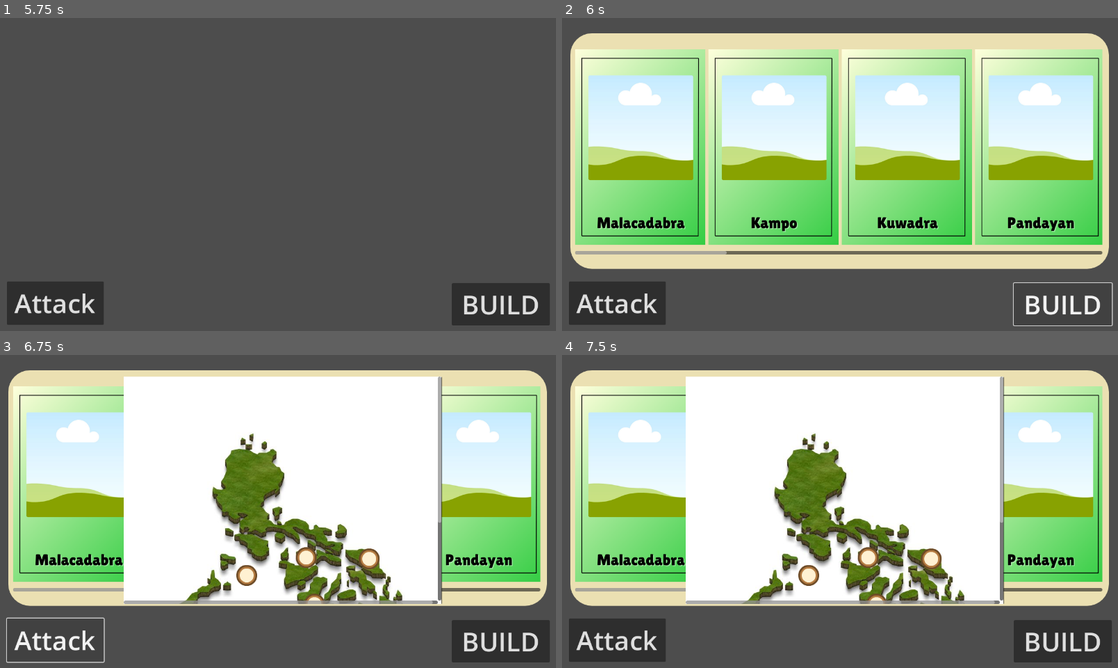
Above: before the commit, frames 1-4 (two rows, left to right).
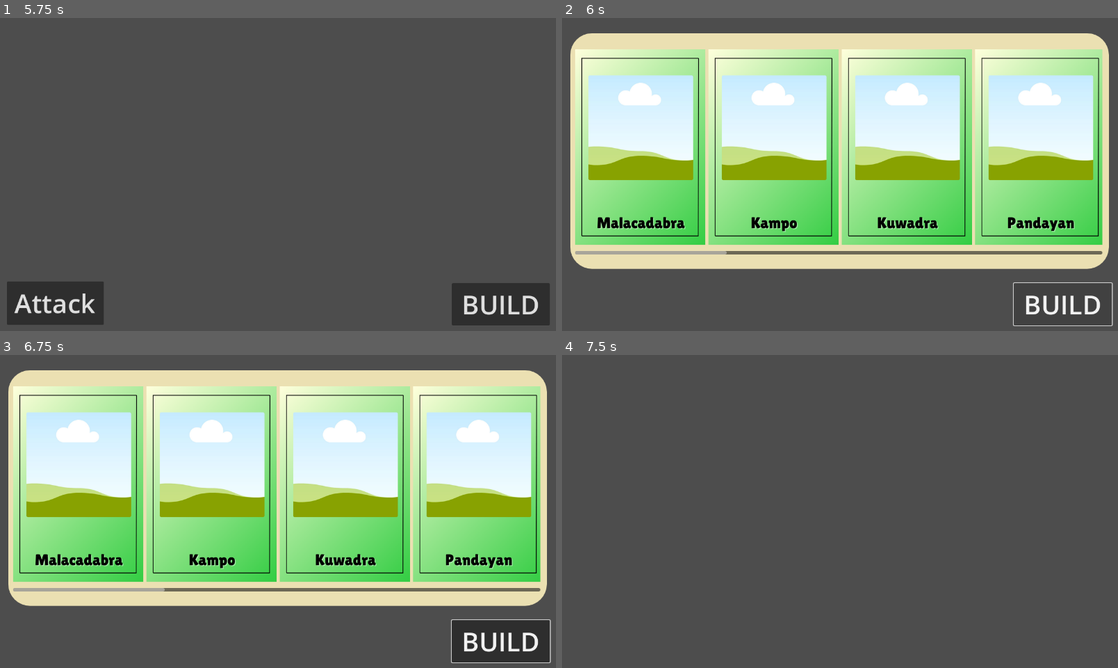
Above: after the commit, the same moments.

Repository: MariejoeD/baryo-battles
Game: Godot game, scene res://Scene/LoadingScreen.tscn
Two runs of this game, one before a commit and one after it. Both use one fixed random seed, a clock stepped at 60 frames per second and the inputs below. Before the commit the project starts from res://LoadingScreen.tscn.
Inputs (mouse positions are in pixels of both pictures, inside the frame that each line leads up to):
- Up to frame 1 (5.75 s): click "Options" at 3.5 s; click "BACK" at 4.25 s; click "Play" at 5 s
- Up to frame 2 (6 s): click "BUILD" at 5.75 s
- Up to frame 3 (6.75 s): click (55, 639) at 6.5 s, where only the run before the commit has a clickable "Attack"
- Up to frame 4 (7.5 s): click (639, 486) at 7.27 s

Frame 1 is identical in both runs. In frame 2, 2.3% of the frame differs, in the area x 1-19%, y 84-98%; in frame 3, 40%; in frame 4, 77%, in the area x 1-99%, y 4-99%.

Commit message:
scene update

Diff:
--- /dev/null
+++ b/Scene/HomeBase.tscn
@@ -0,0 +1,52 @@
+[gd_scene load_steps=7 format=3 uid="uid://ddwrhwm3otd8p"]
+
+[ext_resource type="PackedScene" uid="uid://bw6q2p71ihxf6" path="res://Scene/game.tscn" id="1_8noqr"]
+
+[sub_resource type="ProceduralSkyMaterial" id="ProceduralSkyMaterial_c05a2"]
+
+[sub_resource type="Sky" id="Sky_uof85"]
+sky_material = SubResource("ProceduralSkyMaterial_c05a2")
+
+[sub_resource type="Environment" id="Environment_6klo0"]
+background_mode = 2
+sky = SubResource("Sky_uof85")
+ambient_light_source = 3
+ambient_light_color = Color(1, 1, 1, 1)
+ambient_light_energy = 16.0
+
+[sub_resource type="PlaneMesh" id="PlaneMesh_cgevf"]
+size = Vector2(100, 100)
+
+[sub_resource type="StandardMaterial3D" id="StandardMaterial3D_21oae"]
+albedo_color = Color(0.152941, 0.780392, 0.223529, 1)
+
+[node name="Root" type="CanvasLayer"]
+
+[node name="Node3D" type="Node3D" parent="."]
+
+[node name="WorldEnvironment" type="WorldEnvironment" parent="Node3D"]
+environment = SubResource("Environment_6klo0")
+
+[node name="DirectionalLight3D" type="DirectionalLight3D" parent="Node3D"]
+transform = Transform3D(0.000486687, 0.993709, -0.111988, -0.0043185, 0.111989, 0.9937, 0.999991, 0, 0.00434584, 0, 5.37556, 0)
+shadow_enabled = true
+
+[node name="SubViewportContainer" type="SubViewportContainer" parent="Node3D"]
+offset_right = 1280.0
+offset_bottom = 720.0
+
+[node name="SubViewport" type="SubViewport" parent="Node3D/SubViewportContainer"]
+handle_input_locally = false
+size = Vector2i(1280, 720)
+render_target_update_mode = 4
+
+[node name="Camera3D" type="Camera3D" parent="Node3D/SubViewportContainer/SubViewport"]
+transform = Transform3D(0.707107, -0.5, 0.5, -2.55739e-08, 0.707107, 0.707107, -0.707107, -0.5, 0.5, 39, 41, 40)
+
+[node name="Ground" type="Node3D" parent="Node3D"]
+
+[node name="MeshInstance3D" type="MeshInstance3D" parent="Node3D/Ground"]
+mesh = SubResource("PlaneMesh_cgevf")
+surface_material_override/0 = SubResource("StandardMaterial3D_21oae")
+
+[node name="Control" parent="Node3D" instance=ExtResource("1_8noqr")]
--- a/LoadingScreen.tscn
+++ b/Scene/LoadingScreen.tscn
@@ -1,11 +1,11 @@
 [gd_scene load_steps=7 format=3 uid="uid://vnhicn6dhmy"]
 
-[ext_resource type="Texture2D" uid="uid://ccargimus72s" path="res://assets/game/bg2.png" id="1_1oy7s"]
-[ext_resource type="Script" path="res://LoadingScreen.gd" id="1_77sq1"]
-[ext_resource type="FontFile" uid="uid://b7v21r8xenb3" path="res://assets/game/Jaro-Regular.ttf" id="3_ue88t"]
+[ext_resource type="Texture2D" uid="uid://ccargimus72s" path="res://assets/game/bg2.png" id="1_ksfb6"]
+[ext_resource type="Script" path="res://Script/LoadingScreen.gd" id="2_gs7m5"]
+[ext_resource type="FontFile" uid="uid://b7v21r8xenb3" path="res://assets/game/Jaro-Regular.ttf" id="3_6cuyi"]
 
 [sub_resource type="StyleBoxTexture" id="StyleBoxTexture_firer"]
-texture = ExtResource("1_1oy7s")
+texture = ExtResource("1_ksfb6")
 
 [sub_resource type="Theme" id="Theme_wymkj"]
 
@@ -34,7 +34,7 @@
 anchor_bottom = 0.999
 offset_bottom = -0.280029
 theme = SubResource("Theme_wymkj")
-script = ExtResource("1_77sq1")
+script = ExtResource("2_gs7m5")
 
 [node name="LoadingBar" type="ProgressBar" parent="Control"]
 layout_mode = 1
--- a/MainMenu.tscn
+++ b/Scene/MainMenu.tscn
@@ -1,6 +1,6 @@
 [gd_scene load_steps=9 format=3 uid="uid://cw16scta7vyme"]
 
-[ext_resource type="Script" path="res://MainMenu.gd" id="1_mnnij"]
+[ext_resource type="Script" path="res://Script/MainMenu.gd" id="1_mnnij"]
 [ext_resource type="Texture2D" uid="uid://ccargimus72s" path="res://assets/game/bg2.png" id="2_2q07w"]
 [ext_resource type="FontFile" uid="uid://b7v21r8xenb3" path="res://assets/game/Jaro-Regular.ttf" id="3_1jttn"]
 
--- a/OptionsMenu.tscn
+++ b/Scene/OptionsMenu.tscn
@@ -1,6 +1,6 @@
 [gd_scene load_steps=17 format=3 uid="uid://dblguli3l5xj0"]
 
-[ext_resource type="Script" path="res://OptionsMenu.gd" id="1_d3ey0"]
+[ext_resource type="Script" path="res://Script/OptionsMenu.gd" id="1_d3ey0"]
 [ext_resource type="Texture2D" uid="uid://ccargimus72s" path="res://assets/game/bg2.png" id="1_i0kiq"]
 [ext_resource type="FontFile" uid="uid://b7v21r8xenb3" path="res://assets/game/Jaro-Regular.ttf" id="3_0i08j"]
 
--- a/game.tscn
+++ b/Scene/game.tscn
@@ -1,6 +1,6 @@
-[gd_scene load_steps=22 format=3 uid="uid://bw6q2p71ihxf6"]
-
-[ext_resource type="Script" path="res://game.gd" id="1_soyno"]
+[gd_scene load_steps=23 format=3 uid="uid://bw6q2p71ihxf6"]
+
+[ext_resource type="Script" path="res://Script/game.gd" id="1_soyno"]
 [ext_resource type="Texture2D" uid="uid://b1wwyf5rvrg53" path="res://assets/buildings/1.png" id="2_fo735"]
 [ext_resource type="Texture2D" uid="uid://bypumsbt1jqce" path="res://assets/buildings/2.png" id="3_lojci"]
 [ext_resource type="Texture2D" uid="uid://btdf8isd1i225" path="res://assets/buildings/3.png" id="4_gtbp2"]
@@ -16,6 +16,7 @@
 [ext_resource type="Texture2D" uid="uid://cg585e7tpenx3" path="res://assets/buildings/13.png" id="14_emx8f"]
 [ext_resource type="Texture2D" uid="uid://rwsty7vdsrbm" path="res://assets/buildings/14.png" id="15_i552v"]
 [ext_resource type="Texture2D" uid="uid://cue1edqrt4po3" path="res://assets/map/3dPhilippineMap.jpg" id="16_llexe"]
+[ext_resource type="Script" path="res://Script/build.gd" id="16_mvi3c"]
 [ext_resource type="Texture2D" uid="uid://v1o2siq1evqa" path="res://assets/button/checkbox_beige_empty.png" id="17_aohav"]
 [ext_resource type="Texture2D" uid="uid://cy2ngj8fdba7" path="res://assets/button/checkbox_beige_checked.png" id="18_dflnr"]
 
@@ -36,6 +37,13 @@
 offset_right = 40.0
 offset_bottom = 40.0
 script = ExtResource("1_soyno")
+
+[node name="Build" type="Node" parent="." node_paths=PackedStringArray("hbox", "build_button", "attack_button", "build_panel")]
+script = ExtResource("16_mvi3c")
+hbox = NodePath("../BuildInventoryPanel/HScrollContainer/HBoxContainer")
+build_button = NodePath("../BuildButton")
+attack_button = NodePath("../AttackButton")
+build_panel = NodePath("../BuildInventoryPanel")
 
 [node name="BuildButton" type="Button" parent="."]
 layout_mode = 1
@@ -94,16 +102,16 @@
 theme = SubResource("Theme_0lo5u")
 theme_override_constants/separation = 7
 
-[node name="TextureButton" type="TextureButton" parent="BuildInventoryPanel/HScrollContainer/HBoxContainer"]
+[node name="MalacadabraBtn" type="TextureButton" parent="BuildInventoryPanel/HScrollContainer/HBoxContainer"]
 layout_mode = 2
 texture_normal = ExtResource("2_fo735")
 
-[node name="TextureButton2" type="TextureButton" parent="BuildInventoryPanel/HScrollContainer/HBoxContainer"]
+[node name="KampoBtn" type="TextureButton" parent="BuildInventoryPanel/HScrollContainer/HBoxContainer"]
 custom_minimum_size = Vector2(1, 1)
 layout_mode = 2
 texture_normal = ExtResource("3_lojci")
 
-[node name="TextureButton3" type="TextureButton" parent="BuildInventoryPanel/HScrollContainer/HBoxContainer"]
+[node name="KuwadraBtn" type="TextureButton" parent="BuildInventoryPanel/HScrollContainer/HBoxContainer"]
 layout_mode = 2
 size_flags_horizontal = 3
 texture_normal = ExtResource("4_gtbp2")
--- a/loading.tscn
+++ b/Scene/loading.tscn
@@ -1,6 +1,6 @@
 [gd_scene load_steps=4 format=3 uid="uid://tyafrqy1bcv6"]
 
-[ext_resource type="Script" path="res://loading.gd" id="1_1h7dy"]
+[ext_resource type="Script" path="res://Script/loading.gd" id="1_1h7dy"]
 
 [sub_resource type="StyleBoxFlat" id="StyleBoxFlat_aeb0d"]
 bg_color = Color(1, 0.913725, 0.815686, 1)
--- a/LoadingScreen.gd
+++ b/Script/LoadingScreen.gd
@@ -52,4 +52,4 @@
 		await get_tree().create_timer(0.02).timeout  # Adjust the timer for loading delay
 
 	# Once loading is complete, change to the main menu scene
-	get_tree().change_scene_to_file("res://MainMenu.tscn")
+	get_tree().change_scene_to_file("res://Scene/MainMenu.tscn")
--- a/MainMenu.gd
+++ b/Script/MainMenu.gd
@@ -13,12 +13,12 @@
 # Function to start the game
 func _on_play_button_pressed():
 	print("Play button pressed!")
-	get_tree().change_scene_to_file("res://game.tscn")
+	get_tree().change_scene_to_file("res://Scene/game.tscn")
 
 # Function to open options
 func _on_options_button_pressed():
 	print("Options button pressed!")
-	get_tree().change_scene_to_file("res://OptionsMenu.tscn")  # Load the options menu scene
+	get_tree().change_scene_to_file("res://Scene/OptionsMenu.tscn")  # Load the options menu scene
 
 # Function to quit the game
 func _on_quit_button_pressed():
--- a/OptionsMenu.gd
+++ b/Script/OptionsMenu.gd
@@ -60,7 +60,7 @@
 		sound_button.text = "Sound: Off"
 
 func _on_back_button_pressed():
-	get_tree().change_scene_to_file("res://MainMenu.tscn")
+	get_tree().change_scene_to_file("res://Scene/MainMenu.tscn")
 
 func _on_about_button_pressed():
 	print("About button pressed!")
@@ -73,7 +73,7 @@
 
 func _on_reset_confirmed():
 	if reset_text_input.text == "confirm reset":
-		get_tree().change_scene_to_file("res://loading.tscn")  # Transitions to loading screen
+		get_tree().change_scene_to_file("res://Scene/loading.tscn")  # Transitions to loading screen
 	else:
 		print("Reset not confirmed. Please type 'confirm reset' to proceed.")
 		reset_dialog.hide()  # Hide dialog if reset is not confirmed
--- /dev/null
+++ b/Script/build.gd
@@ -0,0 +1,26 @@
+extends Node
+
+@export var hbox: HBoxContainer
+@export var build_button: Button
+@export var attack_button: Button
+@export var build_panel: Panel
+
+
+# Called when the node enters the scene tree for the first time.
+func _ready() -> void:
+	# Connect the "pressed" signal for each TextureButton child
+	for child in hbox.get_children():
+		if child is TextureButton:
+			child.connect("pressed", Callable(self, "_on_btn_pressed").bind(child))  # Use Callable and bind the button
+	pass
+
+
+# Function called when a button is pressed
+func _on_btn_pressed(button: TextureButton) -> void:
+	# Print the name of the button
+	print("Button pressed:", button.name)
+	build_button.visible = !build_button.visible
+	build_panel.visible = !build_panel.visible
+
+
+	pass
--- a/game.gd
+++ b/Script/game.gd
@@ -20,10 +20,11 @@
 func _on_attack_button_pressed():
 	print("Attack button pressed!")
 	attack_panel.visible = !attack_panel.visible
+	build_button.visible = !build_button.visible
 
 func _on_build_button_pressed():
 	build_inventory_panel.visible = !build_inventory_panel.visible
-
+	attack_button.visible = !attack_button.visible
 
 
 func _on_slot_pressed(slot_index: int):
--- a/project.godot
+++ b/project.godot
@@ -11,7 +11,7 @@
 [application]
 
 config/name="thesis UI"
-run/main_scene="res://LoadingScreen.tscn"
+run/main_scene="res://Scene/LoadingScreen.tscn"
 config/features=PackedStringArray("4.3", "Forward Plus")
 config/icon="res://icon.svg"
 
Not shown: 1 places in Scene/LoadingScreen.tscn that only renumber resources
Renamed: loading.gd -> Script/loading.gd
